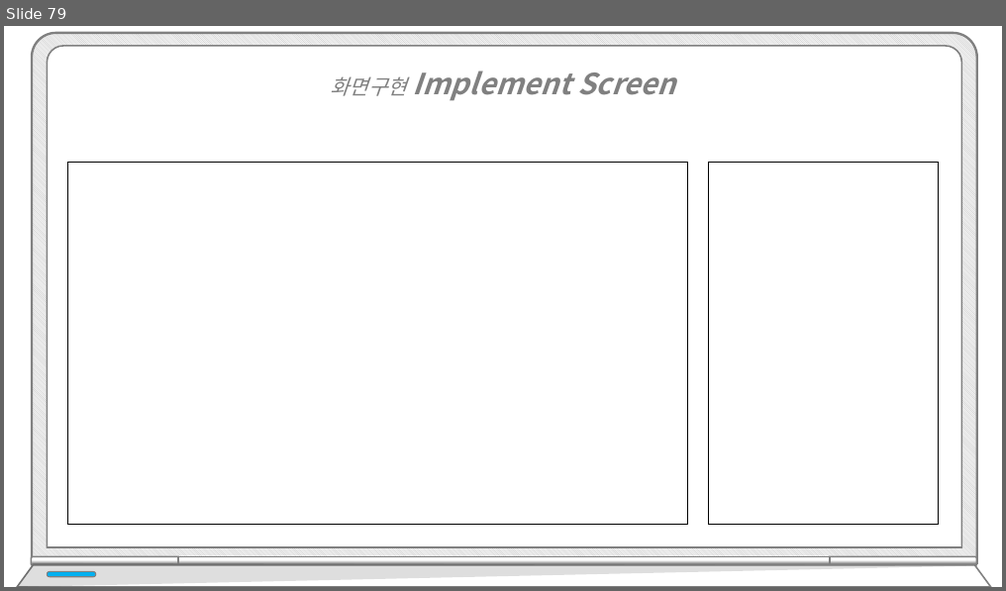
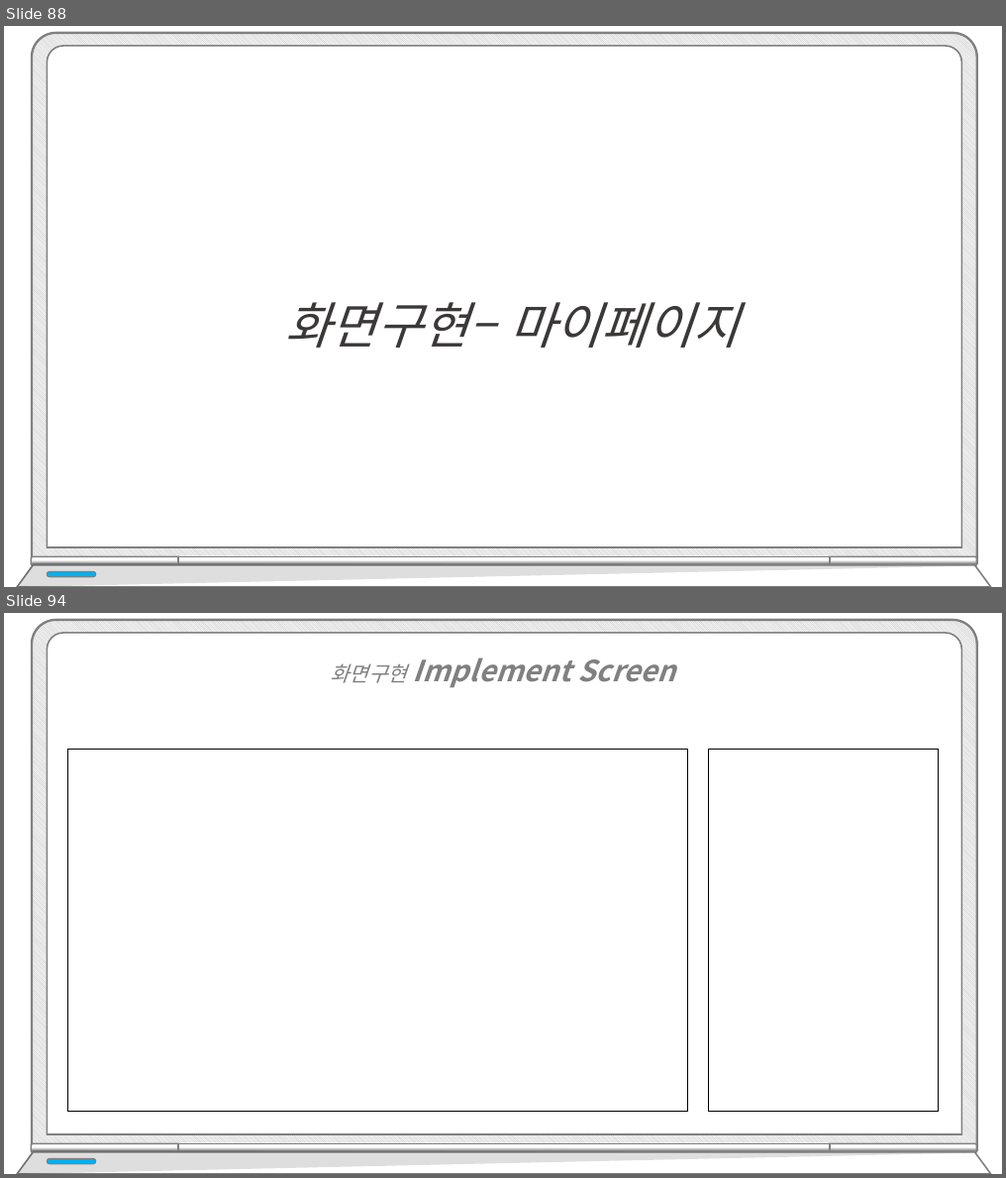
Before and after one commit to hhsw07/ezen-academy-projects, a slide deck: WebContent/발표/3차/프로젝트5_3차.pptx. Shown one above the other, each under a label of ours: slide 79 before the commit, slides 88 and 94 after it; the slides between them are not shown. The pictures are 1006x591 and 1006x1178 pixels, drawn with LibreOffice and Linux fonts; fonts in the diff are those of the drawing; background and template pictures are left out. Boxes give left, top, right and bottom in pixels: in the first picture for what was removed or moved away, otherwise in the second. Text is boxed around its words. In the diff, an @@ line names an element or a change of style, - is before the commit and + after.

```diff
--- a/WebContent/발표/3차/프로젝트5_3차.pptx
+++ b/WebContent/발표/3차/프로젝트5_3차.pptx
@@ slide 88 added at bbox=[4, 26, 1002, 587], background #FFFFFF @@
@@ text added at bbox=[285, 302, 739, 348], 48 pt, text #3B3838, italic @@
+화면구현– 마이페이지
@@ group added at bbox=[17, 33, 991, 587]: 5 round same rects, 2 freeform shapes, 1 rounded rectangle @@
@@ what was slide 79 is now slide 94 @@
```
Also in this commit, not shown: 7 slides changed, 15 other slides added, 1 slide removed.
